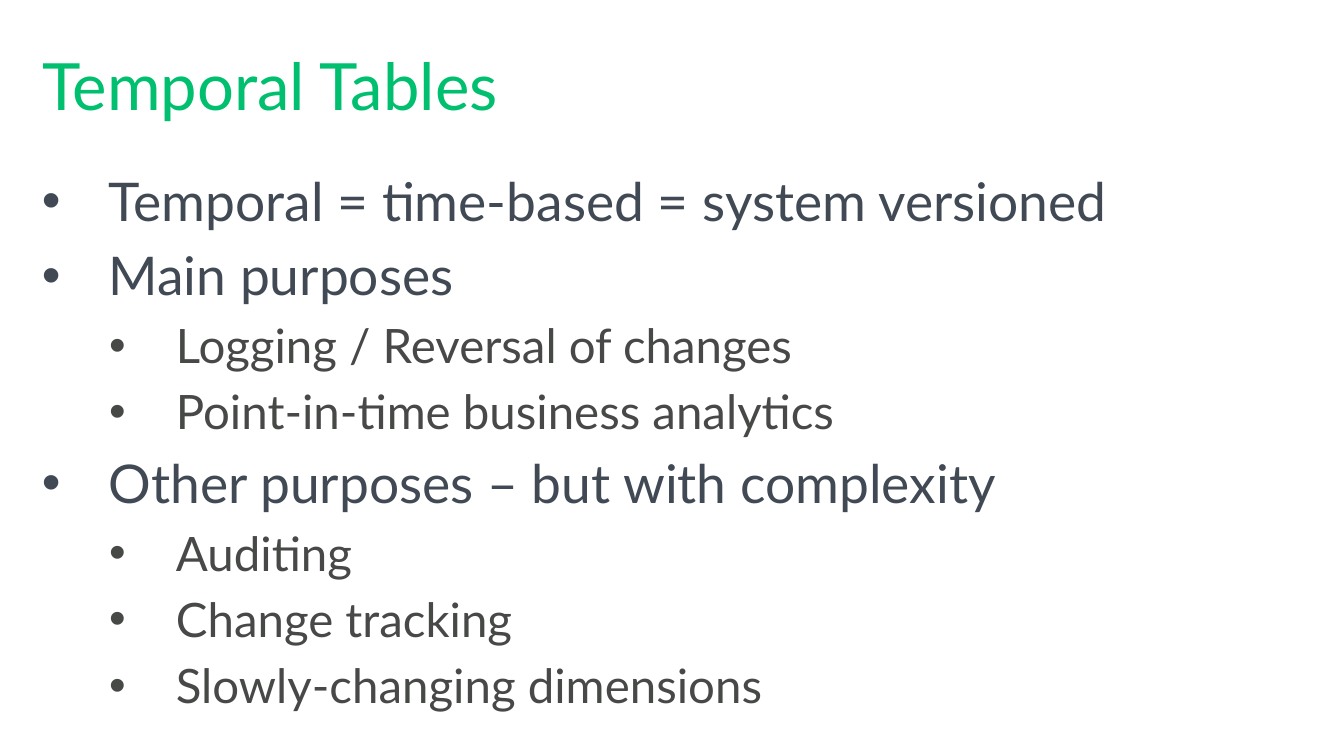
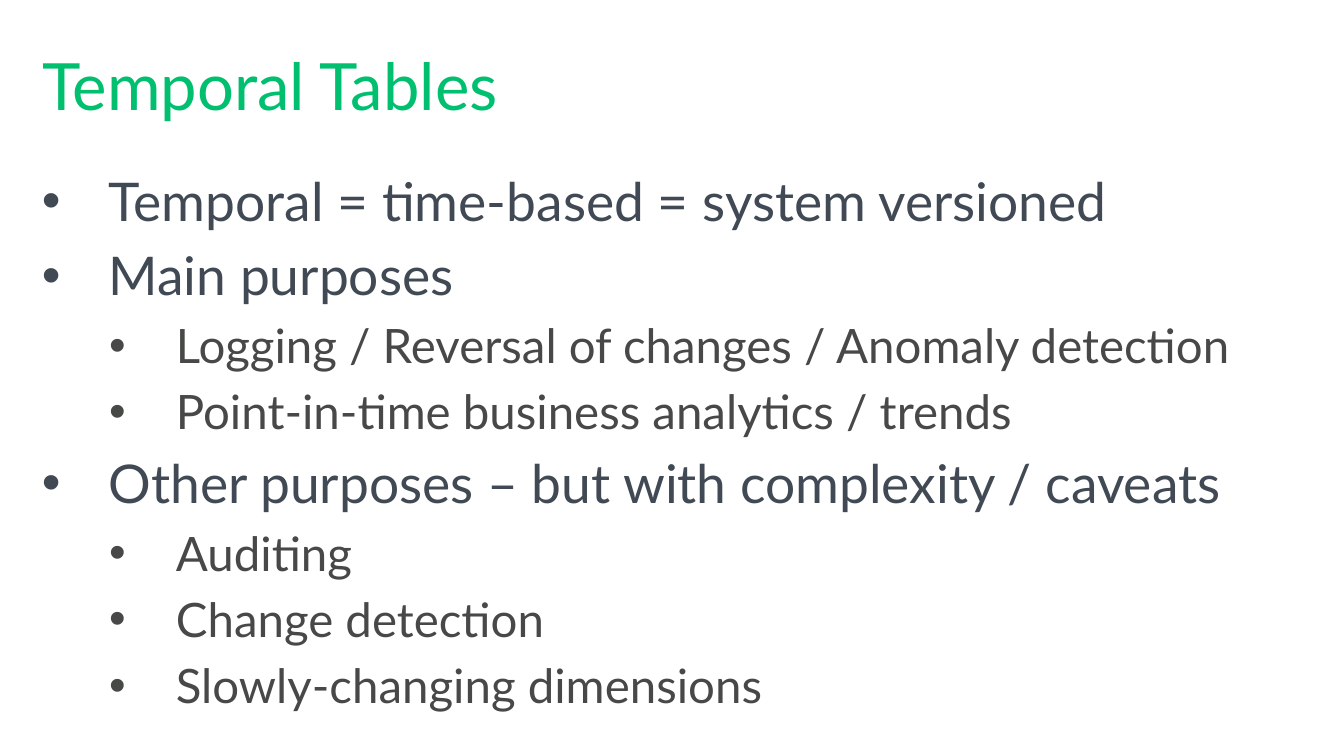
Before and after one commit to tf3604/RememberWhenTemporal, a slide deck: slide 3 of Temporal.pptx. Drawn at 1344x756 pixels with LibreOffice and Linux fonts; fonts in the diff are those of the drawing; background and template pictures are left out. Boxes give left, top, right and bottom in pixels: in the first picture for what was removed or moved away, otherwise in the second. Text is boxed around its words. In the diff, an @@ line names an element or a change of style, - is before the commit and + after.

Commit message:
Minor tweaks to scripts and slides.

```diff
--- a/Temporal.pptx
+++ b/Temporal.pptx
@@ text at [109,328,1230,512]: text changed @@
-  • Logging / Reversal of changes
-  • Point-in-time business analytics
-• Other purposes – but with complexity
+  • Logging / Reversal of changes / Anomaly detection
+  • Point-in-time business analytics / trends
+• Other purposes – but with complexity / caveats
@@ text at [176,602,544,646]: text changed @@
-  • Change tracking
+  • Change detection
```
Also in this commit, not shown: 8 other files.
